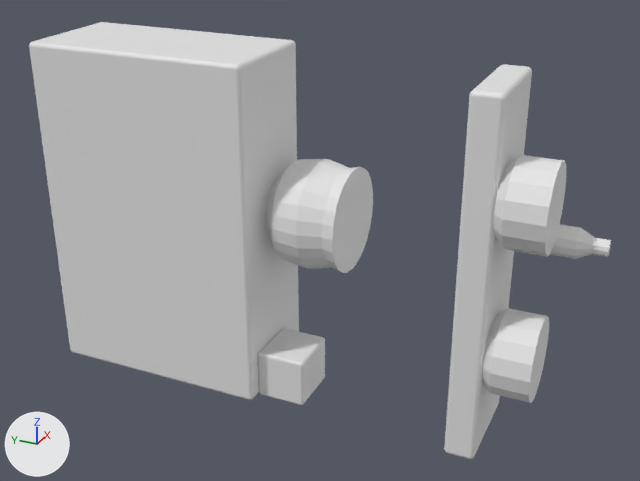
The OBJ model landstalker/data/proxies/house_hearth_691.obj, before and after one commit.
One viewpoint serves both versions: a camera (50 mm lens) standing at (116.4, -83.8, 264.9) and looking at (216.0, -38.9, 215.1). The lights are fixed; the arrows at lower left show +X, +Y and +Z. The first picture is the older version. Where no turn or scale is listed for an object, it has been applied to the vertices.

Objects in the first picture: 'house_hearth_691'.
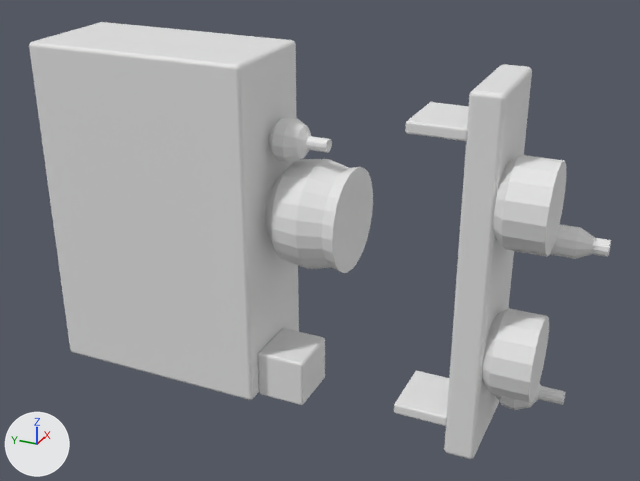
Diff of the bpy script that builds the scene:
```diff
--- a/landstalker/data/proxies/house_hearth_691.obj.py
+++ b/landstalker/data/proxies/house_hearth_691.obj.py
@@ me_house_hearth_691 @@
 # used by ob_house_hearth_691; location = (0.0, 0.0, 0.0)
-me_house_hearth_691.from_pydata(...)  # 1016 vertices, 1070 faces; spans x 206.5..225.6, y -76.0..0.0, z 192.0..240.0
+me_house_hearth_691.from_pydata(...)  # 1468 vertices, 1538 faces; spans x 206.5..225.6, y -76.0..0.0, z 192.0..240.0
+# me_house_hearth_691 part 1: the loose piece of 152 vertices spanning x 210.0..218.0, y -39.0..-32.0, z 192.0..199.0 is copied, and the copy is scaled about its middle by (1.15, 1.05, 0.181), then moved by (-1.5, -21.1, 1.5); it spans x 208.0..217.0, y -60.2..-53.0, z 196.2..197.8
+# me_house_hearth_691 part 2: the loose piece of 152 vertices spanning x 210.0..218.0, y -39.0..-32.0, z 192.0..199.0 is copied, and the copy is scaled about its middle by (1.15, 1.05, 0.181), then moved by (-1.5, -21.1, 39.5); it spans x 208.0..217.0, y -60.2..-53.0, z 234.2..235.8
+# me_house_hearth_691 part 3: a new loose piece of 74 vertices spanning x 215.0..221.0, y -73.0..-64.0, z 195.0..201.0
+# me_house_hearth_691 part 4: a new loose piece of 74 vertices spanning x 213.5..219.5, y -40.0..-32.0, z 225.5..231.5
```

Boxes (x1, y1, x2, y2) around the edits, measured in the pictures (640 x 481 px):
part 1 of me_house_hearth_691, added
    after: (394, 371, 449, 426)
part 2 of me_house_hearth_691, added
    after: (405, 102, 469, 141)
part 3 of me_house_hearth_691, added
    after: (495, 382, 566, 410)
part 4 of me_house_hearth_691, added
    after: (268, 118, 332, 163)
